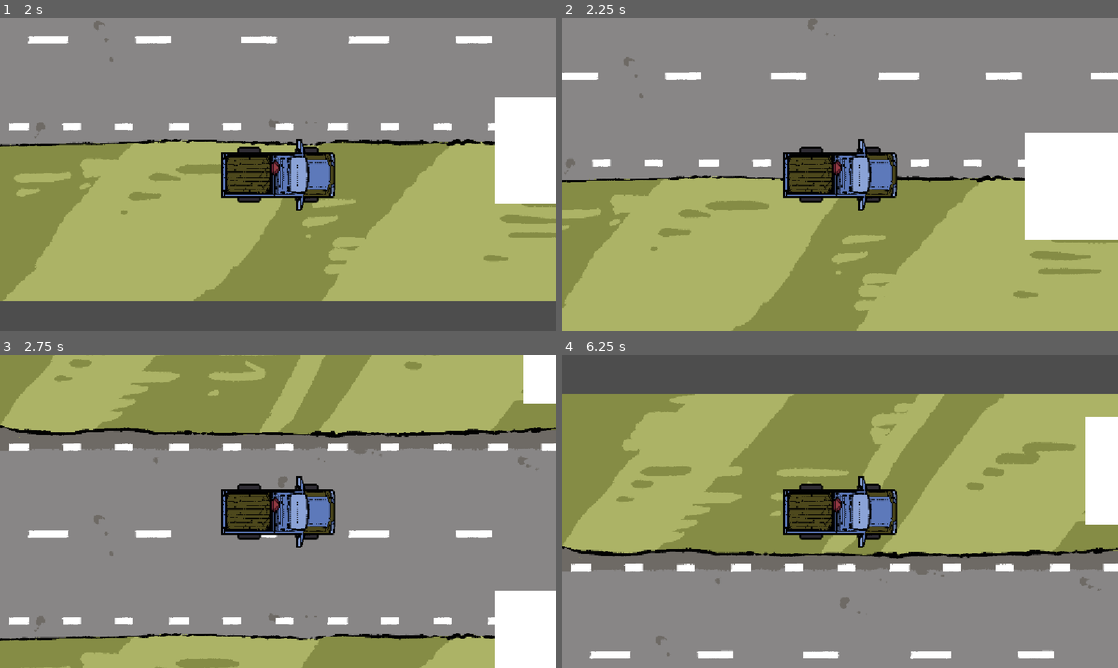
Above: before the commit, frames 1-4 (two rows, left to right).
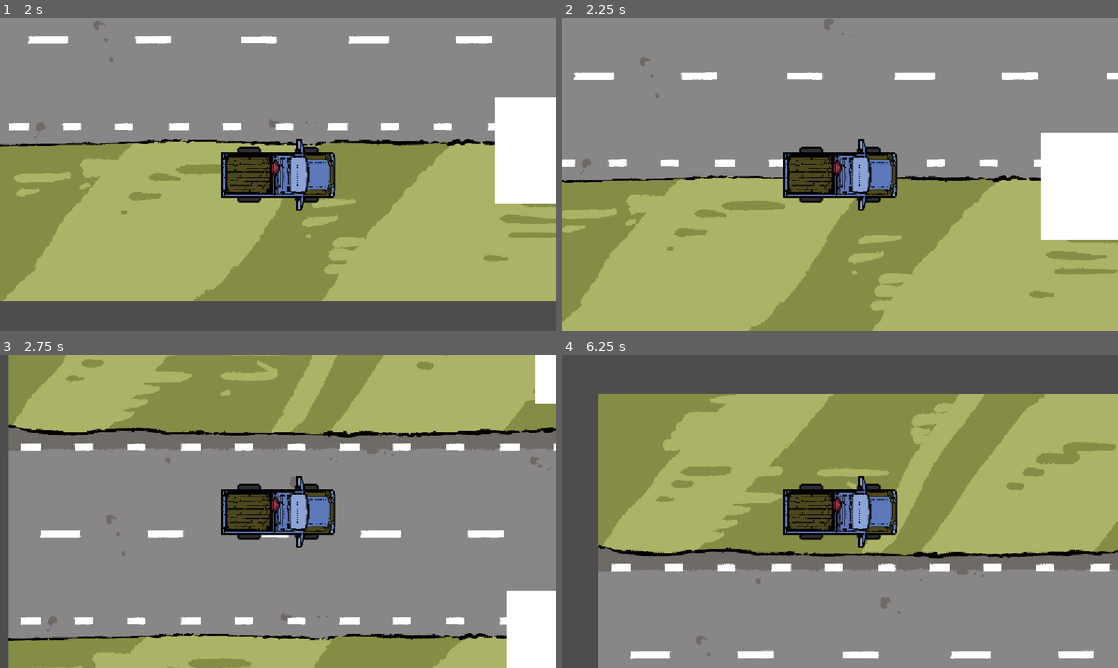
Above: after the commit, the same moments.

Repository: midenfors/project-epa
Game: Godot game, scene res://Scenes/UI/main_menu.tscn
The game is run twice, just before and just after one commit, with the same random seed, the same clock (stepped at 60 frames per second) and the same inputs.
Inputs:
- Up to frame 1 (2 s): click "Start" at 0.5 s; tap Enter at 1.25 s; hold D (Turn Right) from 1.28 s (still down); tap S (Break) at 1.35 s; tap W (Gas) at 1.55 s
- Up to frame 2 (2.25 s): release D (Turn Right) at 2.03 s; hold A (Turn Left) from 2.03 s (still down); tap W (Gas) at 2.1 s
- Up to frame 3 (2.75 s): keep holding A (Turn Left); tap S (Break) at 2.3 s
- Up to frame 4 (6.25 s): release A (Turn Left) at 2.78 s; hold D (Turn Right) 2.78-4.28 s; tap S (Break) at 2.85, 3.8, 4.35, 5.3, 5.85 s; tap W (Gas) at 3.05, 3.6, 4.55, 5.1, 6.05 s; hold A (Turn Left) from 4.28 s (still down)

Frame 1 is identical in both runs. In frame 2, 8.4% of the frame differs, in the area x 0-100%, y 0-100%; in frame 3, 11%; in frame 4, 28%, in the area x 0-100%, y 12-100%.

Commit message:
Added grass terrain effect.

Diff:
--- a/Scenes/world.tscn
+++ b/Scenes/world.tscn
@@ -16,6 +16,7 @@
 texture = ExtResource("2_8j60k")
 
 [node name="GrassArea" type="Area2D" parent="Background1" unique_id=577770111]
+collision_layer = 2
 
 [node name="CollisionShape2D" type="CollisionShape2D" parent="Background1/GrassArea" unique_id=1466651633]
 position = Vector2(-0.5, -439)
@@ -52,3 +53,6 @@
 position = Vector2(2111, -244)
 
 [node name="Car" parent="." unique_id=1563742778 instance=ExtResource("2_go701")]
+
+[connection signal="body_entered" from="Background1/GrassArea" to="." method="_on_grass_area_body_entered"]
+[connection signal="body_exited" from="Background1/GrassArea" to="." method="_on_grass_area_body_exited"]
--- a/Scripts/car.gd
+++ b/Scripts/car.gd
@@ -1,14 +1,20 @@
+class_name Car
 extends CharacterBody2D
 
 @export var speed : float = 1000
 @export var steering_speed : float = 500
+
+var on_grass : bool = false
 
 func _ready() -> void:
 	pass
 
 func _physics_process(delta: float) -> void:
 
-	var input_throttle = Input.get_axis("Break", "Gas")
+	var throttle_modifier : float = 1.0
+	if on_grass: throttle_modifier *= 0.5
+
+	var input_throttle = Input.get_axis("Break", "Gas") * throttle_modifier
 	var input_steering = Input.get_axis("Turn Left", "Turn Right")
 
 	velocity.x = input_throttle * speed
--- a/Scripts/world.gd
+++ b/Scripts/world.gd
@@ -1,7 +1,20 @@
 extends Node2D
+
+
 
 func _ready() -> void:
 	pass
 
 func _process(delta: float) -> void:
 	pass
+
+func _on_grass_area_body_entered(body: Node2D) -> void:
+	var car : Car = body as Car
+	car.on_grass = true
+	pass # Replace with function body.
+
+
+func _on_grass_area_body_exited(body: Node2D) -> void:
+	var car : Car = body as Car
+	car.on_grass = false
+	pass # Replace with function body.
--- a/project.godot
+++ b/project.godot
@@ -52,6 +52,11 @@
 ]
 }
 
+[layer_names]
+
+2d_physics/layer_1="Player"
+2d_physics/layer_2="Obstacle"
+
 [physics]
 
 3d/physics_engine="Jolt Physics"
